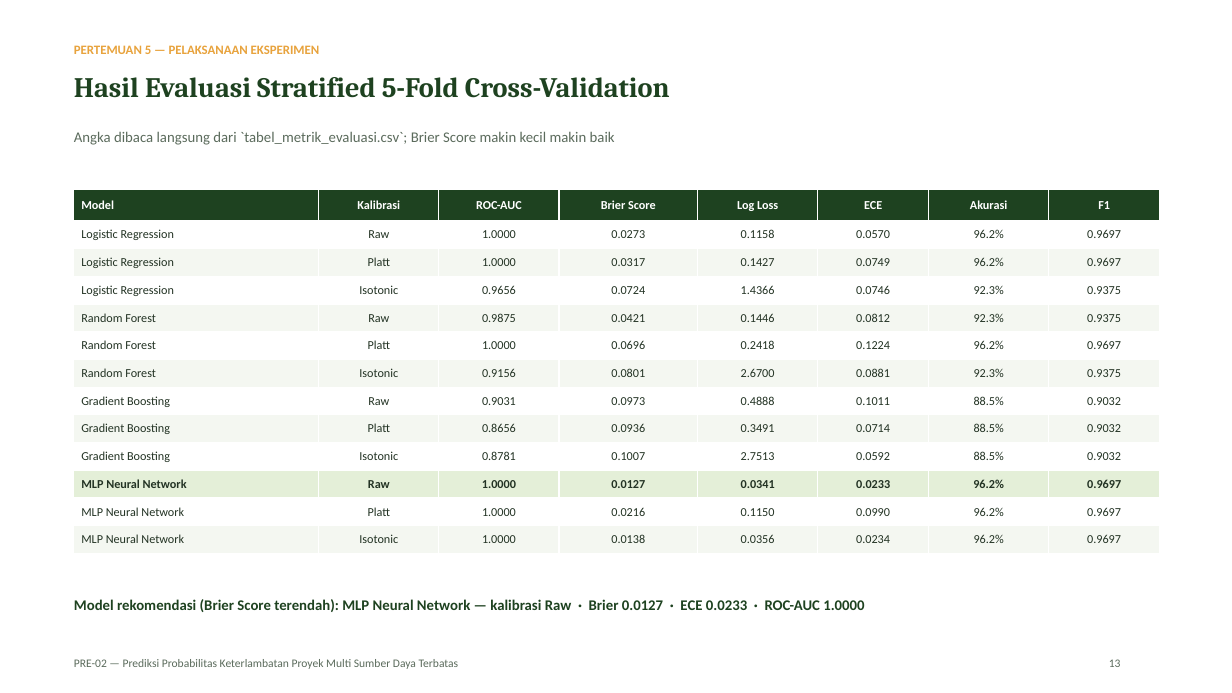
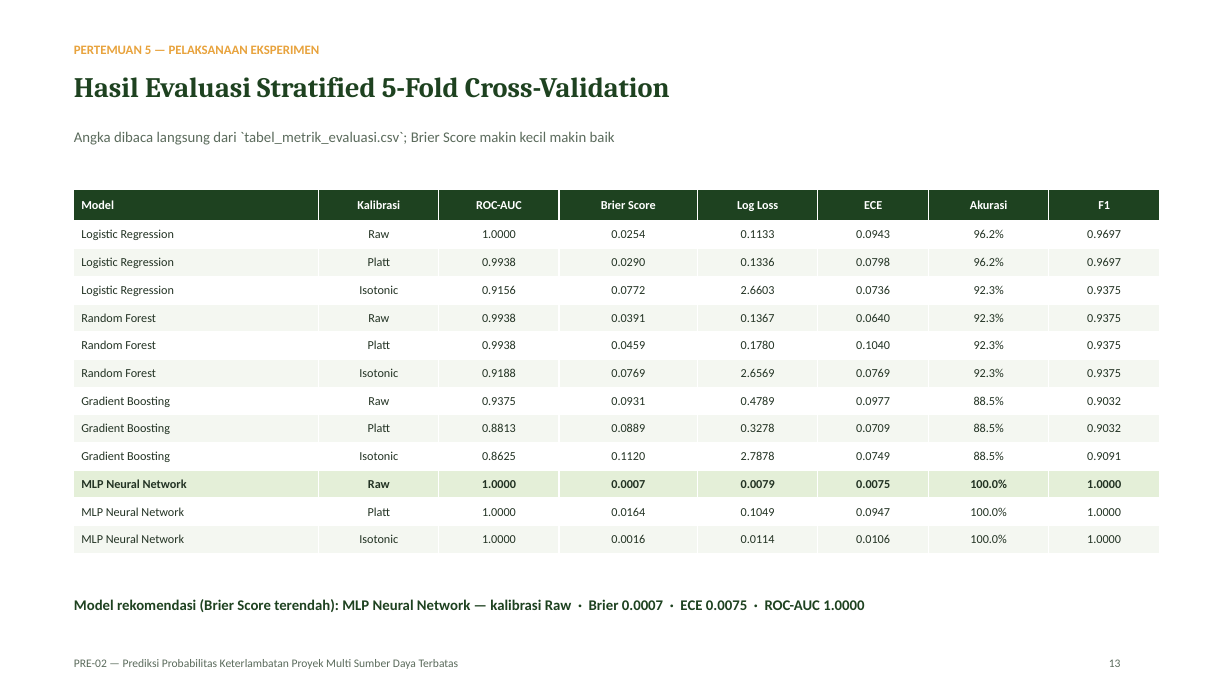
Before and after one commit to mug31/MP-PRE-02, a slide deck: slide 13 of 05_presentasi_progres/PRE02_Presentasi_Progres_Pertemuan1-5.pptx. Drawn at 1232x693 pixels with LibreOffice and Linux fonts; fonts in the diff are those of the drawing. Boxes give left, top, right and bottom in pixels: in the first picture for what was removed or moved away, otherwise in the second. Text is boxed around its words. In the diff, an @@ line names an element or a change of style, - is before the commit and + after.

```diff
--- a/05_presentasi_progres/PRE02_Presentasi_Progres_Pertemuan1-5.pptx
+++ b/05_presentasi_progres/PRE02_Presentasi_Progres_Pertemuan1-5.pptx
@@ table at box(74, 189, 1160, 554) @@
-row 2: Logistic Regression | Raw | 1.0000 | 0.0273 | 0.1158 | 0.0570 | 96.2% | 0.9697
+row 2: Logistic Regression | Raw | 1.0000 | 0.0254 | 0.1133 | 0.0943 | 96.2% | 0.9697
-row 3: Logistic Regression | Platt | 1.0000 | 0.0317 | 0.1427 | 0.0749 | 96.2% | 0.9697
+row 3: Logistic Regression | Platt | 0.9938 | 0.0290 | 0.1336 | 0.0798 | 96.2% | 0.9697
-row 4: Logistic Regression | Isotonic | 0.9656 | 0.0724 | 1.4366 | 0.0746 | 92.3% | 0.9375
+row 4: Logistic Regression | Isotonic | 0.9156 | 0.0772 | 2.6603 | 0.0736 | 92.3% | 0.9375
-row 5: Random Forest | Raw | 0.9875 | 0.0421 | 0.1446 | 0.0812 | 92.3% | 0.9375
+row 5: Random Forest | Raw | 0.9938 | 0.0391 | 0.1367 | 0.0640 | 92.3% | 0.9375
-row 6: Random Forest | Platt | 1.0000 | 0.0696 | 0.2418 | 0.1224 | 96.2% | 0.9697
+row 6: Random Forest | Platt | 0.9938 | 0.0459 | 0.1780 | 0.1040 | 92.3% | 0.9375
-row 7: Random Forest | Isotonic | 0.9156 | 0.0801 | 2.6700 | 0.0881 | 92.3% | 0.9375
+row 7: Random Forest | Isotonic | 0.9188 | 0.0769 | 2.6569 | 0.0769 | 92.3% | 0.9375
-row 8: Gradient Boosting | Raw | 0.9031 | 0.0973 | 0.4888 | 0.1011 | 88.5% | 0.9032
+row 8: Gradient Boosting | Raw | 0.9375 | 0.0931 | 0.4789 | 0.0977 | 88.5% | 0.9032
-row 9: Gradient Boosting | Platt | 0.8656 | 0.0936 | 0.3491 | 0.0714 | 88.5% | 0.9032
+row 9: Gradient Boosting | Platt | 0.8813 | 0.0889 | 0.3278 | 0.0709 | 88.5% | 0.9032
-row 10: Gradient Boosting | Isotonic | 0.8781 | 0.1007 | 2.7513 | 0.0592 | 88.5% | 0.9032
+row 10: Gradient Boosting | Isotonic | 0.8625 | 0.1120 | 2.7878 | 0.0749 | 88.5% | 0.9091
-row 11: MLP Neural Network | Raw | 1.0000 | 0.0127 | 0.0341 | 0.0233 | 96.2% | 0.9697
+row 11: MLP Neural Network | Raw | 1.0000 | 0.0007 | 0.0079 | 0.0075 | 100.0% | 1.0000
-row 12: MLP Neural Network | Platt | 1.0000 | 0.0216 | 0.1150 | 0.0990 | 96.2% | 0.9697
+row 12: MLP Neural Network | Platt | 1.0000 | 0.0164 | 0.1049 | 0.0947 | 100.0% | 1.0000
-row 13: MLP Neural Network | Isotonic | 1.0000 | 0.0138 | 0.0356 | 0.0234 | 96.2% | 0.9697
+row 13: MLP Neural Network | Isotonic | 1.0000 | 0.0016 | 0.0114 | 0.0106 | 100.0% | 1.0000
@@ text at box(74, 599, 864, 612): text changed @@
-Model rekomendasi (Brier Score terendah): MLP Neural Network — kalibrasi Raw · Brier 0.0127 · ECE 0.0233 · ROC-AUC 1.0000
+Model rekomendasi (Brier Score terendah): MLP Neural Network — kalibrasi Raw · Brier 0.0007 · ECE 0.0075 · ROC-AUC 1.0000
```
Also in this commit, not shown: 6 other slides changed, 20 other files.
